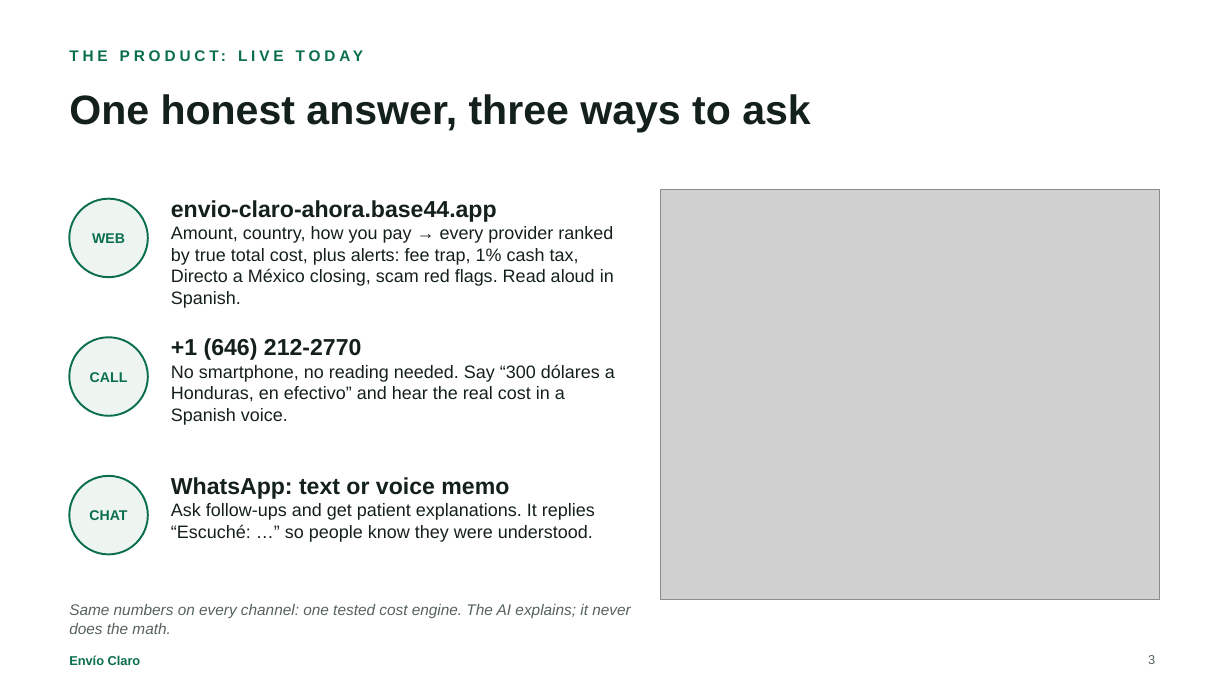
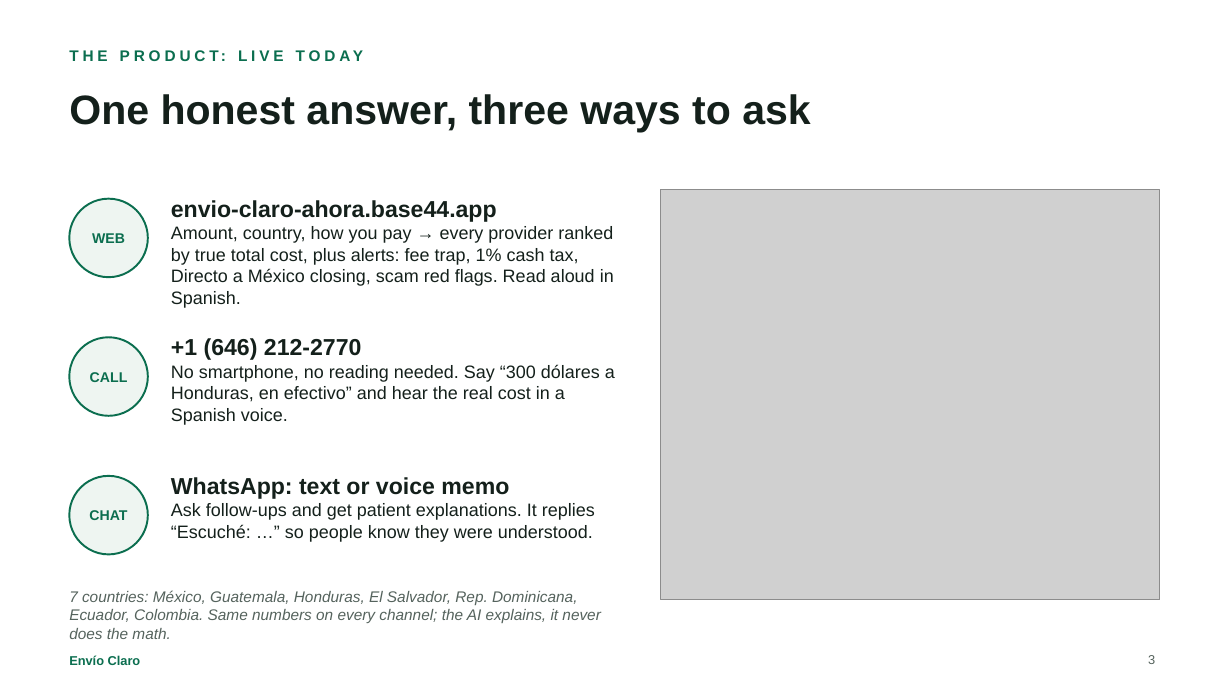
Before and after one commit to carltonking/envio-claro, a slide deck: slide 3 of docs/Envio-Claro-Deck.pptx. Drawn at 1232x693 pixels with LibreOffice and Linux fonts; fonts in the diff are those of the drawing; grey boxes stand for pictures. Boxes give left, top, right and bottom in pixels: in the first picture for what was removed or moved away, otherwise in the second. Text is boxed around its words. In the diff, an @@ line names an element or a change of style, - is before the commit and + after.

```diff
--- a/docs/Envio-Claro-Deck.pptx
+++ b/docs/Envio-Claro-Deck.pptx
@@ text at [69,590,600,639]: text changed @@
-Same numbers on every channel: one tested cost engine. The AI explains; it never does the math.
+7 countries: México, Guatemala, Honduras, El Salvador, Rep. Dominicana, Ecuador, Colombia. Same numbers on every channel; the AI explains, it never does the math.
```
Also in this commit, not shown: 1 other slide changed, 1 other file.
